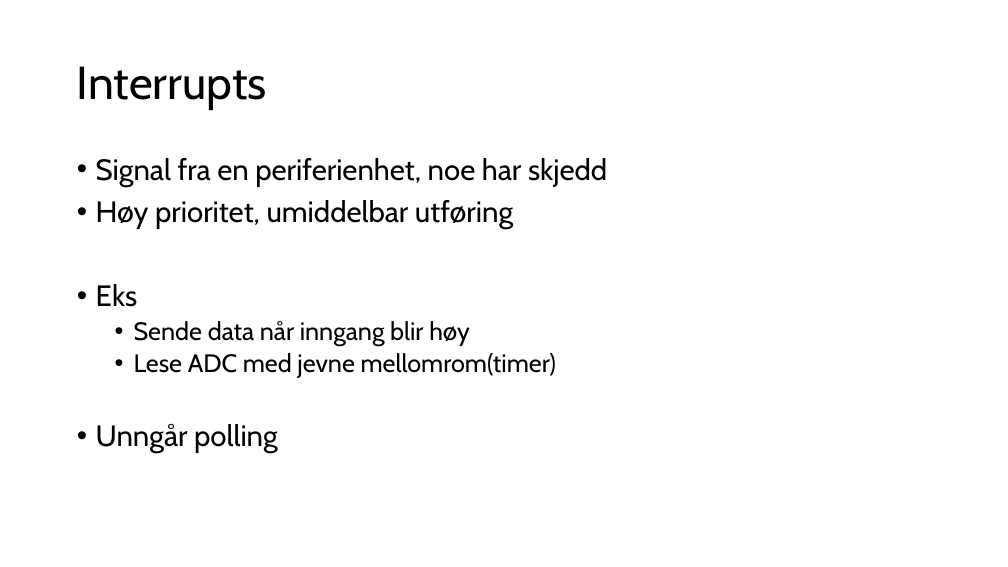
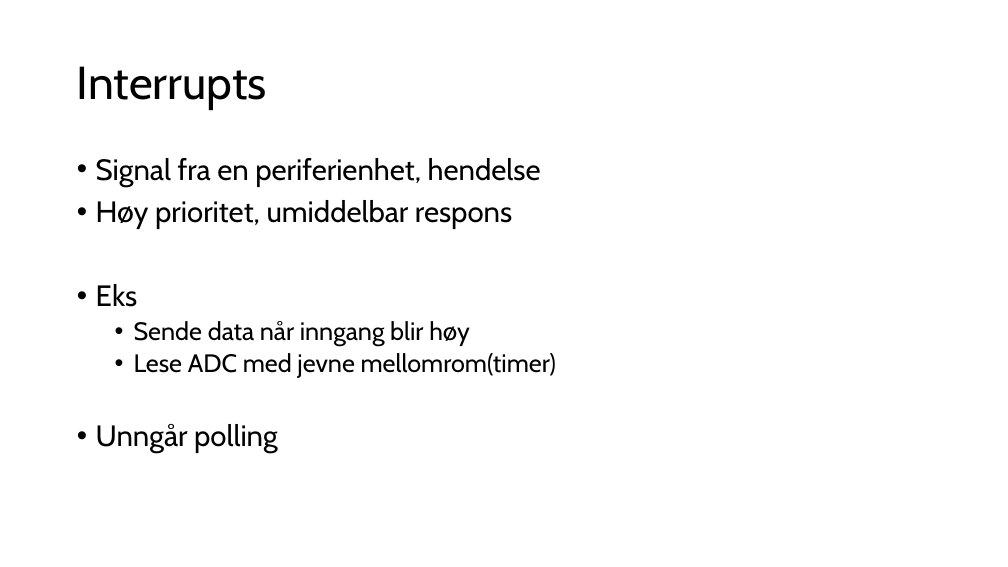
Before and after one commit to ElektraVerksted/AVR-kurs, a slide deck: slide 3 of Kursdag 2/Dag to.pptx. Drawn at 1008x567 pixels with LibreOffice and Linux fonts; fonts in the diff are those of the drawing. Boxes give left, top, right and bottom in pixels: in the first picture for what was removed or moved away, otherwise in the second. Text is boxed around its words. In the diff, an @@ line names an element or a change of style, - is before the commit and + after.

```diff
--- a/Kursdag 2/Dag to.pptx
+++ b/Kursdag 2/Dag to.pptx
@@ text at (x1=96, y1=158, x2=541, y2=229): text changed @@
-• Signal fra en periferienhet, noe har skjedd
-• Høy prioritet, umiddelbar utføring
+• Signal fra en periferienhet, hendelse
+• Høy prioritet, umiddelbar respons
```
Also in this commit, not shown: 3 other slides changed, 2 slides added, 1 other file.
